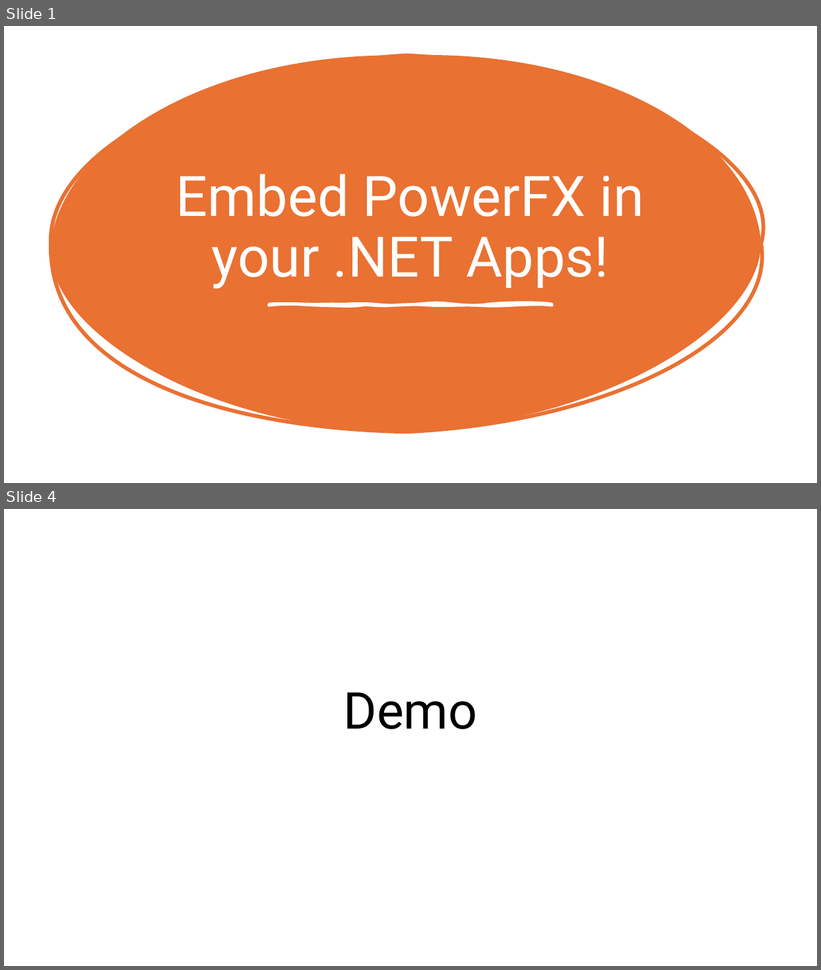
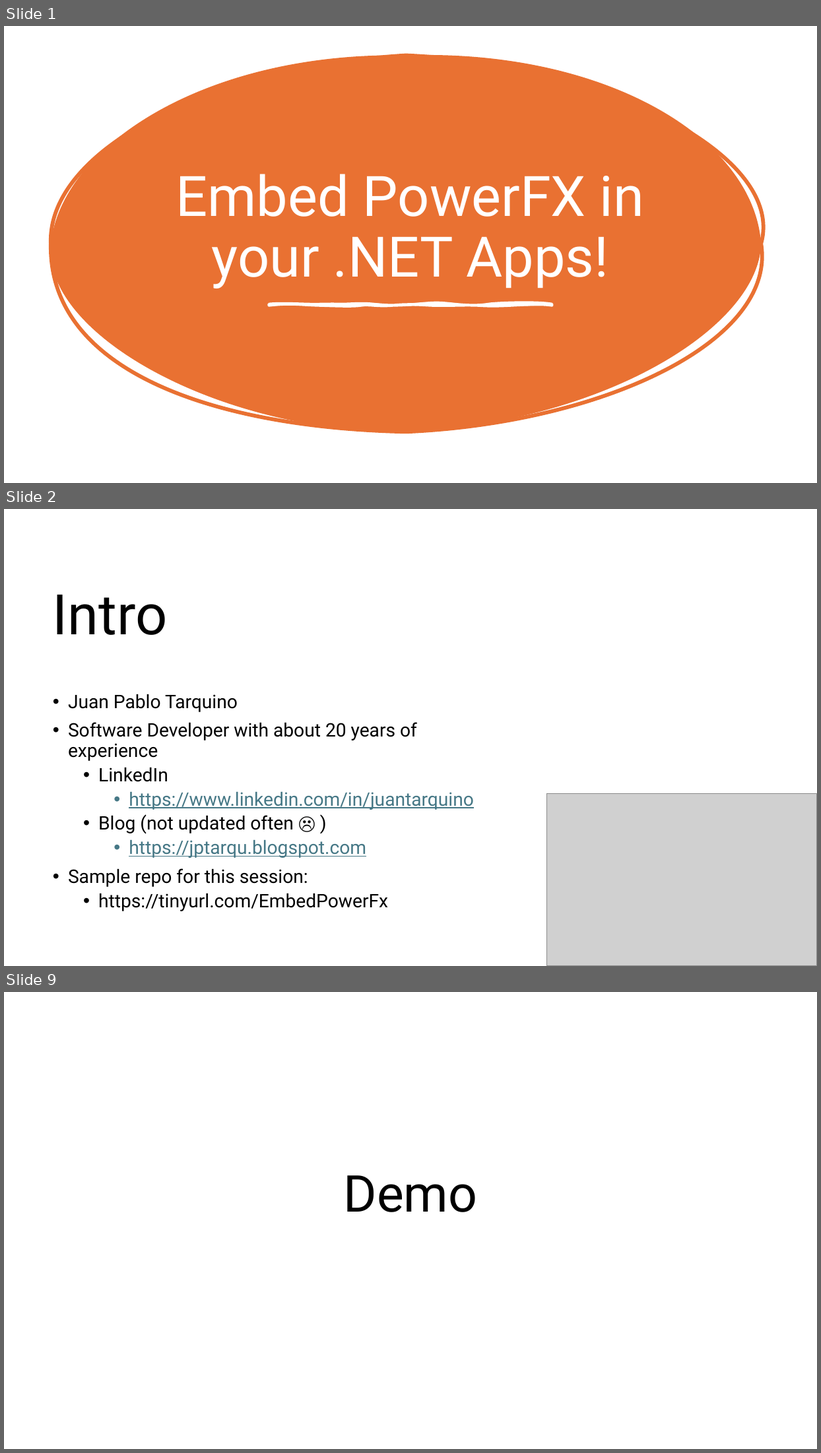
Before and after one commit to TheJuanitoLearnsShow/PuppyDataMapper, a slide deck: src-powerfx/slides/PowerFX embedding session.pptx. Shown one above the other, each under a label of ours: slides 1 and 4 before the commit, slides 1, 2 and 9 after it; the slides between them are not shown. The pictures are 821x970 and 821x1453 pixels, drawn with LibreOffice and Linux fonts; fonts in the diff are those of the drawing; grey boxes stand for pictures. Boxes give left, top, right and bottom in pixels: in the first picture for what was removed or moved away, otherwise in the second. Text is boxed around its words. In the diff, an @@ line names an element or a change of style, - is before the commit and + after.

```diff
--- a/src-powerfx/slides/PowerFX embedding session.pptx
+++ b/src-powerfx/slides/PowerFX embedding session.pptx
@@ slide 2 added at <box>4,509,817,966</box>, background #FFFFFF @@
@@ title added at <box>53,594,168,635</box>, 66 pt, text #000000 @@
+Intro
@@ text added at <box>68,694,474,912</box>, 22 pt, text #000000 @@
+• Juan Pablo Tarquino
+• Software Developer with about 20 years of experience
+  • LinkedIn
+    • https://www.linkedin.com/in/juantarquino
+  • Blog (not updated often ☹ )
+    • https://jptarqu.blogspot.com
+• Sample repo for this session:
+  • https://tinyurl.com/EmbedPowerFx
@@ picture added at <box>547,794,817,966</box> @@
@@ what was slide 4 is now slide 9 @@
```
Also in this commit, not shown: 3 slides changed, 6 other slides added.
